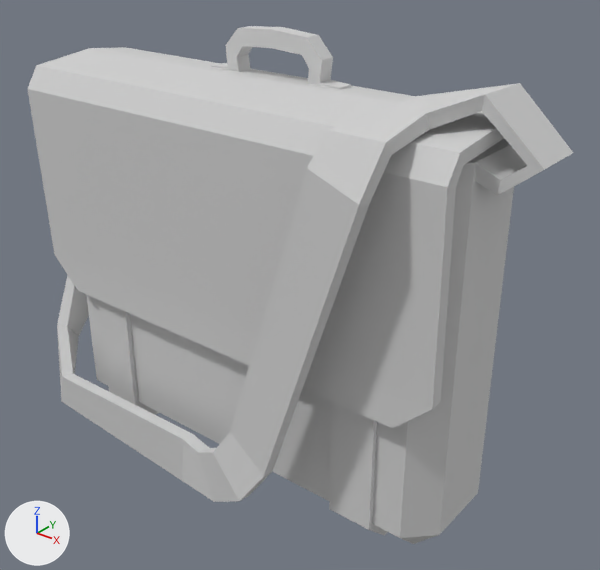
Two versions of the glTF model assets/models/storage/Bag_01.glb, one commit apart.
One viewpoint serves both versions: a 50 mm lens placed at (0.401, -0.455, 0.296), pointed at (0.037, 0.0, 0.014). The lights are fixed; the arrows at lower left show +X, +Y and +Z. The older version comes first. Where no turn or scale is listed for an object, it has been applied to the vertices.

Names of what the first picture shows: 'Bag_1_mesh'.
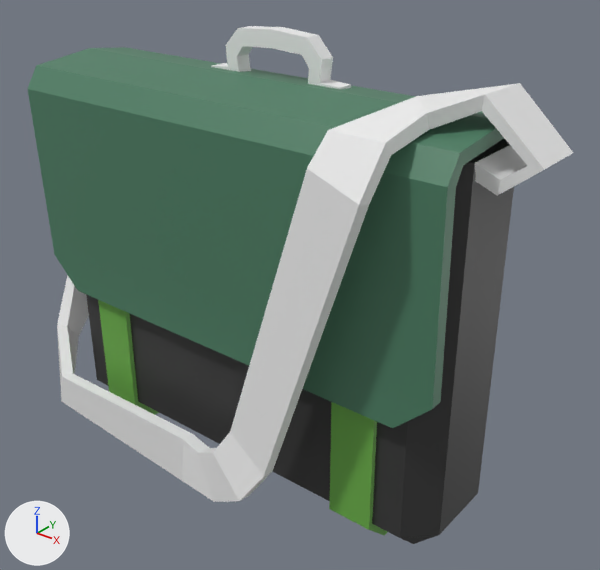
Where the newer file only moved an object's origin or applied its transform, the numbers keep the older frame.

What differs and where, as boxes (x1, y1, x2, y2) in the pictures (600 x 570 px):
'Bag_1_mesh', surface changed
    both: (28, 26, 573, 544)

The change, as a diff of the scene's bpy script:
```diff
--- a/assets/models/storage/Bag_01.glb.py
+++ b/assets/models/storage/Bag_01.glb.py
@@ img_palette_green @@
+img_palette_green = load_image('Palette_Green', '_unpacked/Palette_Green', 12, 12, 'sRGB')
@@ mat_storage_diffuse @@
 mat_storage_diffuse = principled_material('Storage_DIffuse')
-mat_storage_diffuse.base_color = (0.64, 0.64, 0.64)  # light grey #d1d1d1
-mat_storage_diffuse.roughness = 0.888
+mat_storage_diffuse.texture = img_palette_green
```
